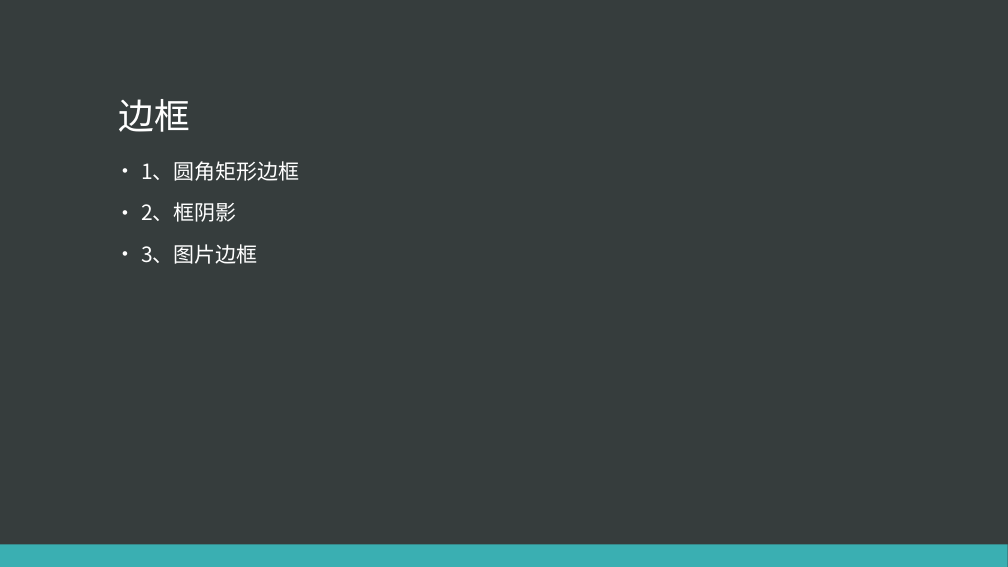
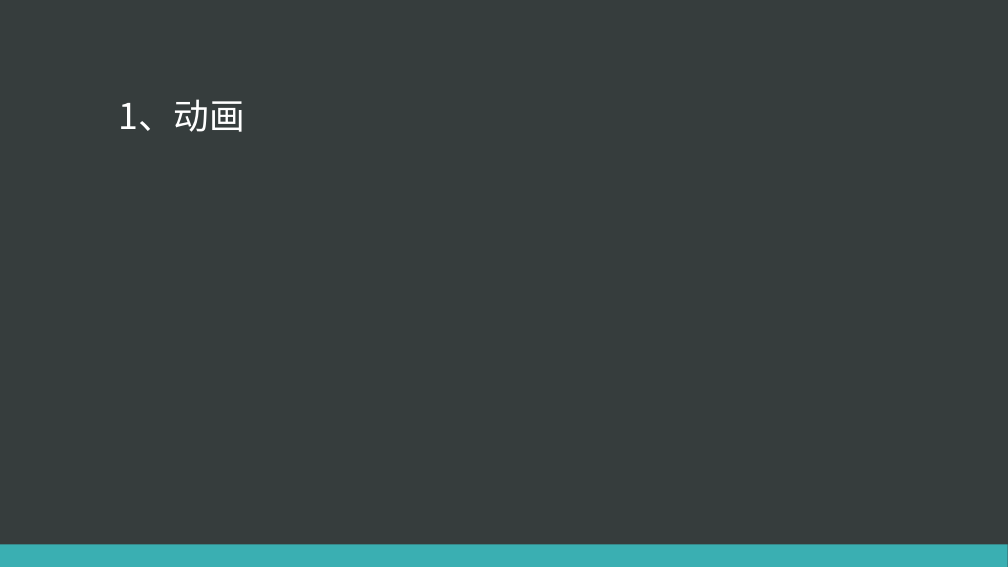
Before and after one commit to eventao/courseware, a slide deck: slide 3 of ppt/css3/css3-1.pptx. Drawn at 1008x567 pixels with LibreOffice and Linux fonts; fonts in the diff are those of the drawing. Boxes give left, top, right and bottom in pixels: in the first picture for what was removed or moved away, otherwise in the second. Text is boxed around its words. In the diff, an @@ line names an element or a change of style, - is before the commit and + after.

```diff
--- a/ppt/css3/css3-1.pptx
+++ b/ppt/css3/css3-1.pptx
@@ title at (118, 99, 245, 132): text changed @@
-边框
+1、动画
@@ text removed at (141, 161, 300, 264) @@
-• 1、圆角矩形边框
-• 2、框阴影
-• 3、图片边框
```
Also in this commit, not shown: 5 other slides changed, 3 slides added, 4 slides removed.
